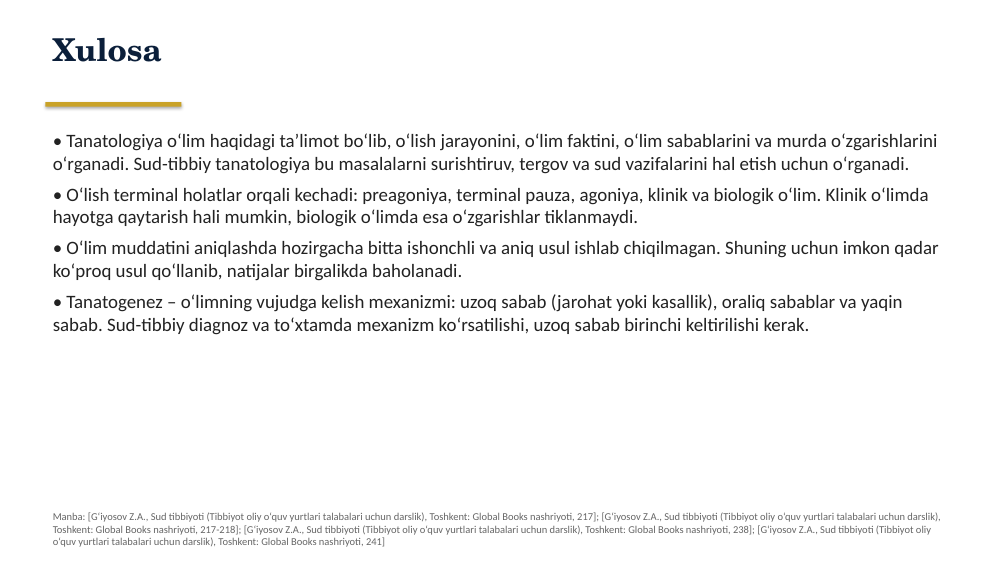
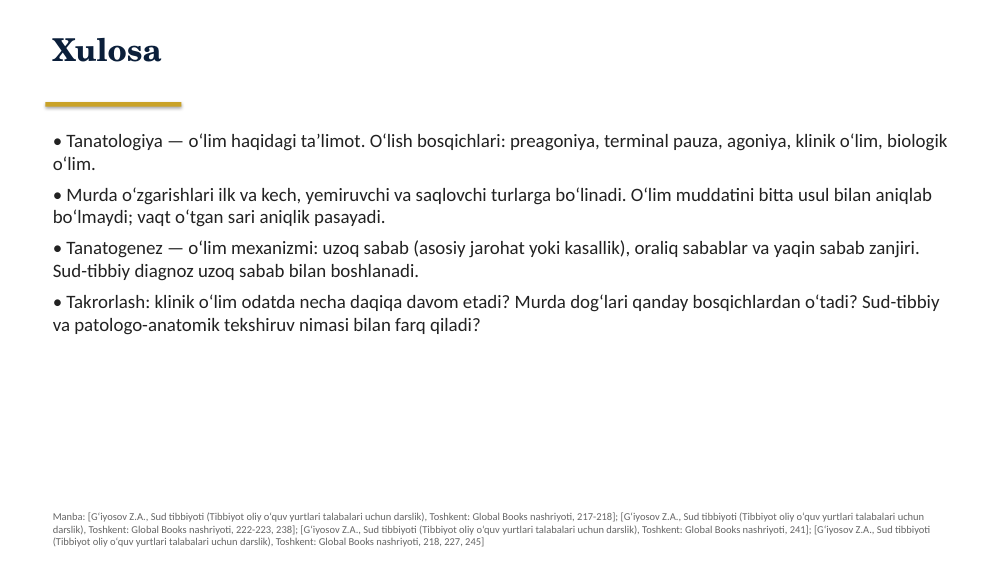
Before and after one commit to davlatsudekspert/forensic-expert, a slide deck: slide 43 of out/4-kurs-davolash-01.pptx (slide 40 before the commit). Drawn at 1008x567 pixels with LibreOffice and Linux fonts; fonts in the diff are those of the drawing. Boxes give left, top, right and bottom in pixels: in the first picture for what was removed or moved away, otherwise in the second. Text is boxed around its words. In the diff, an @@ line names an element or a change of style, - is before the commit and + after.

```diff
--- a/out/4-kurs-davolash-01.pptx
+++ b/out/4-kurs-davolash-01.pptx
@@ text at (53, 133, 947, 335): text changed @@
-• Tanatologiya o‘lim haqidagi ta’limot bo‘lib, o‘lish jarayonini, o‘lim faktini, o‘lim sabablarini va murda o‘zgarishlarini o‘rganadi. Sud-tibbiy tanatologiya bu masalalarni surishtiruv, tergov va sud vazifalarini hal etish uchun o‘rganadi.
-• O‘lish terminal holatlar orqali kechadi: preagoniya, terminal pauza, agoniya, klinik va biologik o‘lim. Klinik o‘limda hayotga qaytarish hali mumkin, biologik o‘limda esa o‘zgarishlar tiklanmaydi.
-• O‘lim muddatini aniqlashda hozirgacha bitta ishonchli va aniq usul ishlab chiqilmagan. Shuning uchun imkon qadar ko‘proq usul qo‘llanib, natijalar birgalikda baholanadi.
-• Tanatogenez – o‘limning vujudga kelish mexanizmi: uzoq sabab (jarohat yoki kasallik), oraliq sabablar va yaqin sabab. Sud-tibbiy diagnoz va to‘xtamda mexanizm ko‘rsatilishi, uzoq sabab birinchi keltirilishi kerak.
+• Tanatologiya — o‘lim haqidagi ta’limot. O‘lish bosqichlari: preagoniya, terminal pauza, agoniya, klinik o‘lim, biologik o‘lim.
+• Murda o‘zgarishlari ilk va kech, yemiruvchi va saqlovchi turlarga bo‘linadi. O‘lim muddatini bitta usul bilan aniqlab bo‘lmaydi; vaqt o‘tgan sari aniqlik pasayadi.
+• Tanatogenez — o‘lim mexanizmi: uzoq sabab (asosiy jarohat yoki kasallik), oraliq sabablar va yaqin sabab zanjiri. Sud-tibbiy diagnoz uzoq sabab bilan boshlanadi.
+• Takrorlash: klinik o‘lim odatda necha daqiqa davom etadi? Murda dog‘lari qanday bosqichlardan o‘tadi? Sud-tibbiy va patologo-anatomik tekshiruv nimasi bilan farq qiladi?
@@ text at (53, 512, 930, 547): text changed @@
-Manba: [G‘iyosov Z.A., Sud tibbiyoti (Tibbiyot oliy o‘quv yurtlari talabalari uchun darslik), Toshkent: Global Books nashriyoti, 217]; [G‘iyosov Z.A., Sud tibbiyoti (Tibbiyot oliy o‘quv yurtlari talabalari uchun darslik), Toshkent: Global Books nashriyoti, 217-218]; [G‘iyosov Z.A., Sud tibbiyoti (Tibbiyot oliy o‘quv yurtlari talabalari uchun darslik), Toshkent: Global Books nashriyoti, 238]; [G‘iyosov Z.A., Sud tibbiyoti (Tibbiyot oliy o‘quv yurtlari talabalari uchun darslik), Toshkent: Global Books nashriyoti, 241]
+Manba: [G‘iyosov Z.A., Sud tibbiyoti (Tibbiyot oliy o‘quv yurtlari talabalari uchun darslik), Toshkent: Global Books nashriyoti, 217-218]; [G‘iyosov Z.A., Sud tibbiyoti (Tibbiyot oliy o‘quv yurtlari talabalari uchun darslik), Toshkent: Global Books nashriyoti, 222-223, 238]; [G‘iyosov Z.A., Sud tibbiyoti (Tibbiyot oliy o‘quv yurtlari talabalari uchun darslik), Toshkent: Global Books nashriyoti, 241]; [G‘iyosov Z.A., Sud tibbiyoti (Tibbiyot oliy o‘quv yurtlari talabalari uchun darslik), Toshkent: Global Books nashriyoti, 218, 227, 245]
```
Also in this commit, not shown: 39 other slides changed, 3 slides added, 22 other files.
